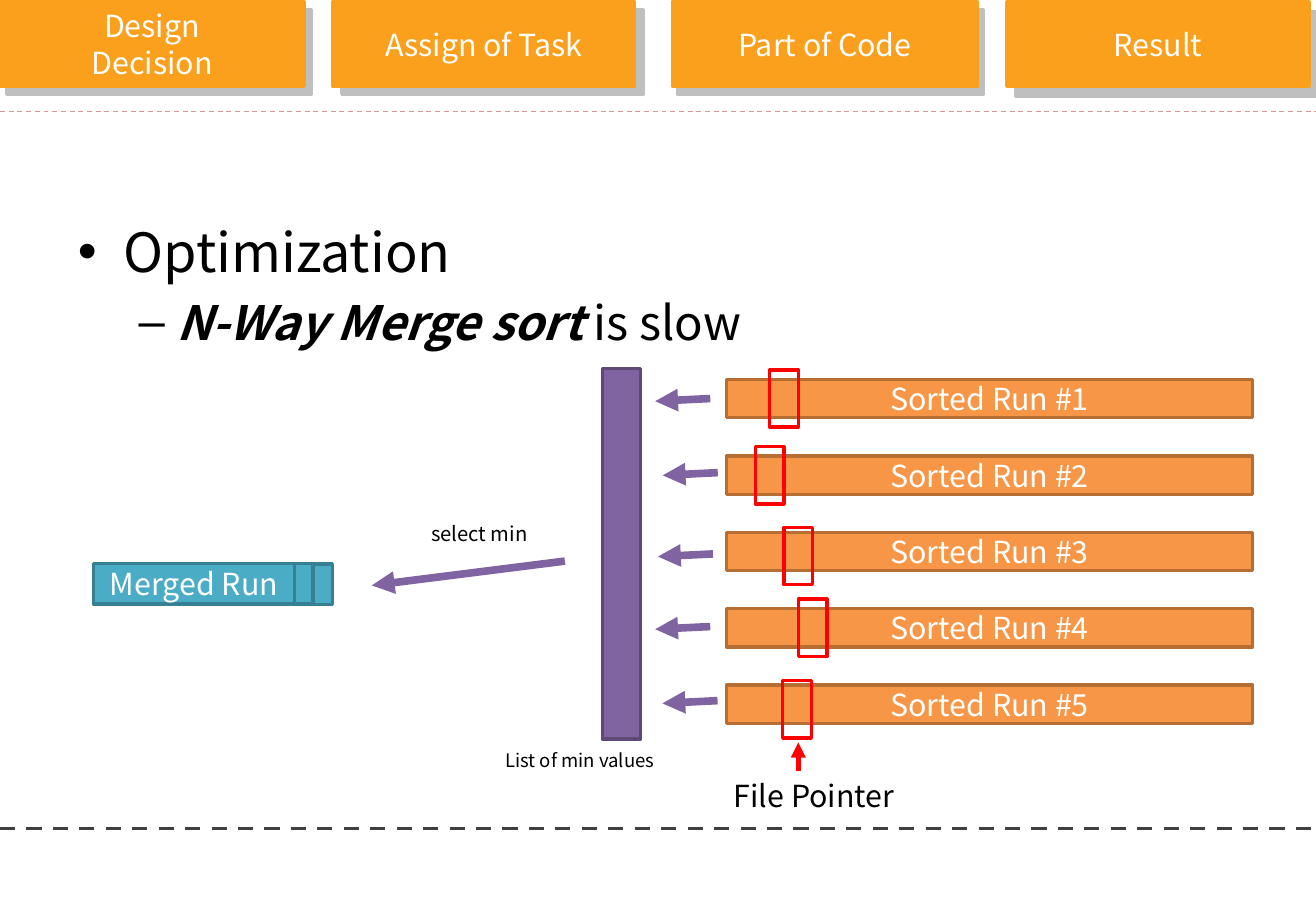
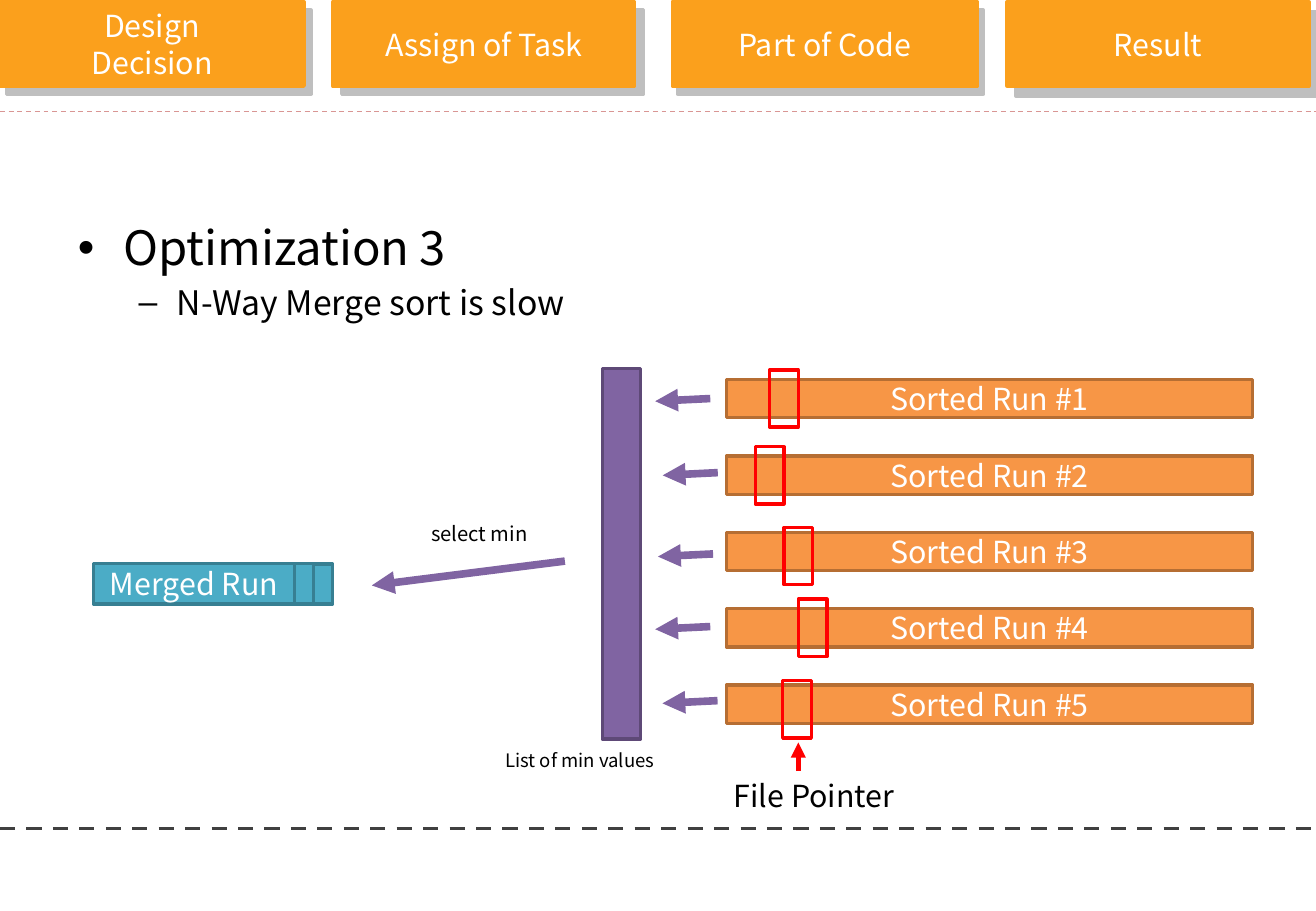
Before and after one commit to clover3/orange, a slide deck: slide 23 of Document/orange_progress.pptx (slide 20 before the commit). Drawn at 1316x911 pixels with LibreOffice and Linux fonts; fonts in the diff are those of the drawing; background and template pictures are left out. Boxes give left, top, right and bottom in pixels: in the first picture for what was removed or moved away, otherwise in the second. Text is boxed around its words. In the diff, an @@ line names an element or a change of style, - is before the commit and + after.

```diff
--- a/Document/orange_progress.pptx
+++ b/Document/orange_progress.pptx
@@ text at box(124, 228, 446, 276): text changed; size 32 to 28 pt @@
-• Optimization
+• Optimization 3
@@ text at box(177, 288, 565, 324): size 28 to 20 pt in "N-Way Merge sort is slow"; bold off, italic off in "N-Way Merge sort"; less space between paragraphs @@
```
Also in this commit, not shown: 7 other slides changed, 2 slides added.
